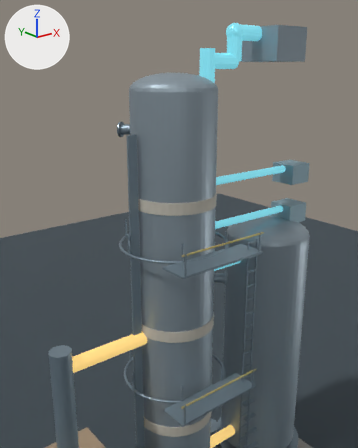
An edit to the OBJ model web/assets/tower/tower.obj, drawn before and after from the same camera.
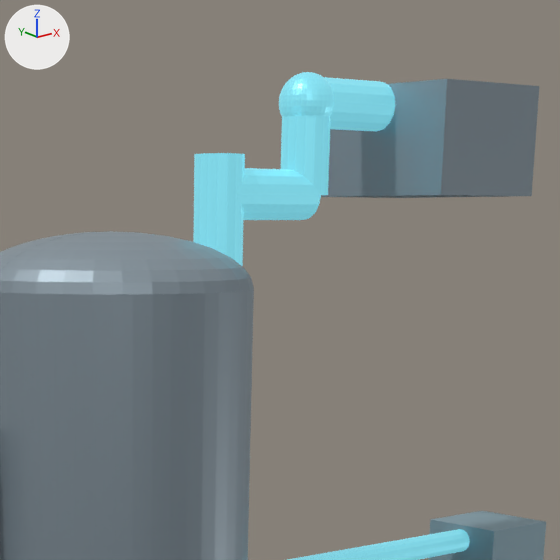
The first picture shows the older version from a camera (50 mm lens) standing at (-15.68, -20.02, 27.01) and looking at (0.02, -0.4, 19.16). The close-ups show the older and then the newer version on the part from 39% to 88% of the width and 0% to 39% of the height of that picture. Only the edits that show in the close-ups are written down. Lighting does not change. The marker at upper left points along +X, +Y and +Z. Where no turn or scale is listed for an object, it has been applied to the vertices. Vertices at exactly the same position are counted once.

The first close-up shows 'Box_Naphtha', 'Condenser', 'Pipe_Side_Naphtha', 'Pipe_Top_Condenser', 'Pipe_Top_Elbow', 'Pipe_Top_Riser', 'Pipe_Top_Vapor', 'Pipe_Top_Vertical', 'Tower_Atmospheric_Dome', 'Tower_Atmospheric_Shell' and 1 more.
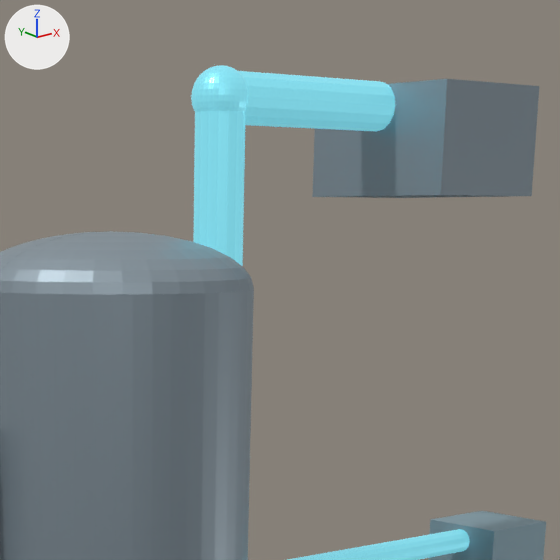
What the commit changed:
me_pipe_top_condenser is used by ob_pipe_top_condenser; location (0.0, 0.0, 0.0).
me_pipe_top_condenser had 32 vertices, 18 faces and spanned x 4.1..5.8, y -0.4..0.4, z 28.45..29.25.
me_pipe_top_condenser now has 32 vertices, 18 faces and spans x 2.2..5.8, y -0.4..0.4, z 28.45..29.25.
me_pipe_top_condenser part 1: the whole mesh is scaled about its middle by (2.12, 1, 1), then moved by (-0.95, 0.0, 0.0).
me_pipe_top_elbow is used by ob_pipe_top_elbow; location (0.0, 0.0, 0.0).
me_pipe_top_elbow had 482 vertices, 512 faces and spanned x 3.64..4.56, y -0.46..0.46, z 28.39..29.31.
me_pipe_top_elbow now has 482 vertices, 512 faces and spans x 1.74..2.66, y -0.46..0.46, z 28.39..29.31.
me_pipe_top_elbow part 2: 482 vertices removed from x 3.64..4.56, y -0.46..0.46, z 28.39..29.31.
me_pipe_top_elbow part 3: 482 vertices added at x 1.74..2.66, y -0.46..0.46, z 28.39..29.31, forming a UV sphere (32 segments, 16 rings, poles along z).
me_pipe_top_vertical is used by ob_pipe_top_vertical; location (0.0, 0.0, 0.0).
me_pipe_top_vertical had 32 vertices, 18 faces and spanned x 1.8..2.6, y -0.4..0.4, z 26.0..28.0.
me_pipe_top_vertical now has 32 vertices, 18 faces and spans x 1.8..2.6, y -0.4..0.4, z 26.0..28.85.
me_pipe_top_vertical part 4: the whole mesh is scaled about its middle by (1, 1, 1.42), then moved by (0.0, 0.0, 0.42).
Object 'Pipe_Top_Riser' (ob_pipe_top_riser) is deleted.
Object 'Pipe_Top_Vapor' (ob_pipe_top_vapor) is deleted.

Where the change shows, as pixel boxes (x1, y1, x2, y2) in the close-ups (560 x 560 px):
'Pipe_Top_Condenser', moved, rescaled: before (324, 77, 395, 131); after (238, 71, 395, 131)
'Pipe_Top_Vertical', moved, rescaled (38% taller): before (193, 153, 245, 266); after (193, 110, 246, 266)
'Pipe_Top_Elbow', reshaped (7% taller): before (279, 72, 334, 117); after (191, 65, 248, 113)
'Pipe_Top_Vapor', deleted (cyan): before (236, 168, 321, 220)
'Pipe_Top_Riser', deleted (cyan): before (281, 115, 331, 195)
part 2 of me_pipe_top_elbow, deleted (cyan): before (279, 72, 334, 117)
part 3 of me_pipe_top_elbow, added (cyan): after (191, 65, 248, 113)
